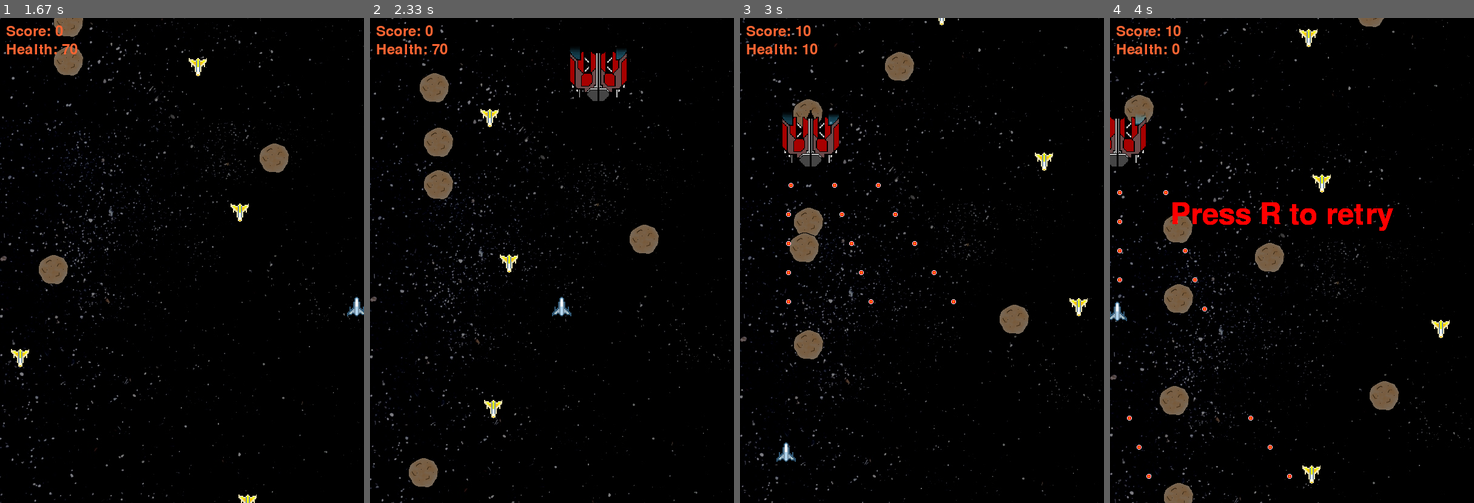
Above: before the commit, frames 1-4 (left to right).
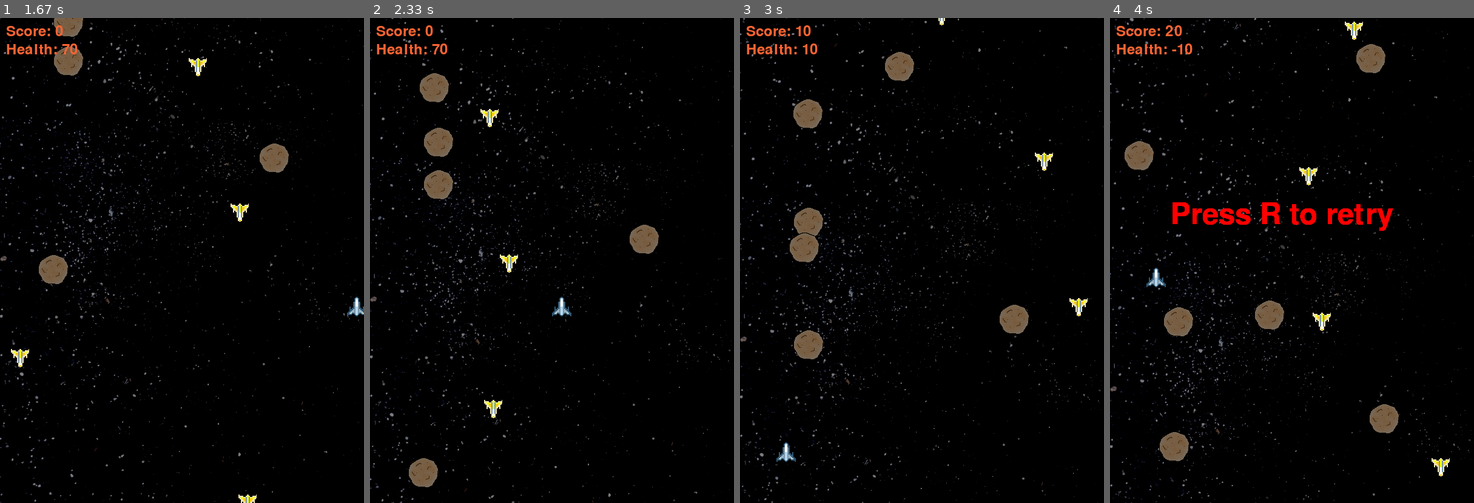
Above: after the commit, the same moments.

Repository: SteveHutchison/GroupPygame
Game: pygame game, started from Main.py
Two runs of this game, one before a commit and one after it. Both use one fixed random seed, a clock stepped at 60 frames per second and the inputs below.
Inputs:
- Up to frame 1 (1.67 s): tap Space at 0.33 s; hold Right 0.67-1.13 s; hold Up 1.17-1.47 s
- Up to frame 2 (2.33 s): hold Left from 2 s (still down)
- Up to frame 3 (3 s): release Left at 2.53 s; hold Down 2.57-2.87 s; hold Left from 2.9 s (still down)
- Up to frame 4 (4 s): release Left at 3.3 s; hold Up 3.33-3.7 s; hold Right from 3.73 s (still down)

Frame 1 is identical in both runs. In frame 2, 0.9% of the frame differs, in the area x 55-71%, y 6-18%; in frame 3, 1.2%; in frame 4, 9.6%, in the area x 0-100%, y 0-100%.

Commit message:
added power pickups

Diff:
--- a/Main.py
+++ b/Main.py
@@ -24,6 +24,8 @@
 	BOSSBULLET_image = pygame.image.load("img/enemy_bullet.png")
 	EXPLOSION_image = pygame.image.load("img/explosion_tiles.bmp")
 	HEALTH_image = pygame.image.load("img/HealthPowerUp.png")
+
+	POWER_image = pygame.image.load("img/Bolt.png")
 
 	BULLET_image = pygame.image.load("img/bullet.png")
 	bulletSound_1  = pygame.mixer.Sound("M:/groupPy/audio/shoot_1.wav")
@@ -99,7 +101,7 @@
 	bossfighterCounter = 0
 	boss_x = 0
 	boss_y = 0
-	NEWBOSS = 200
+	NEWBOSS = 500
 	BOSSSIZE = 96
 	BOSSSPEEDY = 4
 	BOSSSPEEDX = 4
@@ -118,7 +120,10 @@
 	HEALTHSPEED = 6
 	healthpickups = []
 
-
+	#power pickup variables
+	POWERSIZE = 32
+	POWERSPEED = 6
+	powerpickups = []
 
 	fontRenderer = FontRenderer()
 	asteroids    = AsteroidFactory("M:/groupPy/img/Rock.png")
@@ -149,10 +154,7 @@
 						moveDown = True
 					if event.key == K_SPACE:
 						shooting = True
-					if event.key == ord('z') and power < max_power:
-						power += 1
-					if event.key == ord('x') and power > 1:
-						power -= 1
+
 				if event.type == KEYUP:
 					if event.key == K_ESCAPE:
 						pygame.quit()
@@ -306,9 +308,12 @@
 			for b in healthpickups:
 				b['rect'].move_ip(0, b['speed'])
 
-
-
-			score += fighters.collide_bullets(bullets, explosions, EXPLOSIONSIZE, EXPLOSIONSCALE, EXPLOSIONFRAMES, healthpickups, HEALTHSIZE, HEALTHSPEED, HEALTH_image)
+			for b in powerpickups:
+				b['rect'].move_ip(0, b['speed'])
+
+
+
+			score += fighters.collide_bullets(bullets, explosions, EXPLOSIONSIZE, EXPLOSIONSCALE, EXPLOSIONFRAMES, healthpickups, HEALTHSIZE, HEALTHSPEED, HEALTH_image, powerpickups, POWERSIZE, POWERSPEED, POWER_image)
 
 
 			# TODO make this the other way round,
@@ -338,6 +343,12 @@
 					if playerHealth > 100:
 						playerHealth = 100
 
+			for b in powerpickups:
+				if player.colliderect(b['rect']):
+					powerpickups.remove(b)
+					if power < 4:
+						power += 1
+
 			#check player health
 			if playerHealth <= 0:
 				gameOver = True
@@ -369,6 +380,8 @@
 			for b in bossfighters:
 				screen.blit(b['surface'], b['rect'])
 			for b in healthpickups:
+				screen.blit(b['surface'], b['rect'])
+			for b in powerpickups:
 				screen.blit(b['surface'], b['rect'])
 			for e in explosions:
 				screen.blit(e['surface'], e['rect'], pygame.Rect((e['frame']*EXPLOSIONSIZE)/5,0,EXPLOSIONSIZE/5,EXPLOSIONSIZE/5))
@@ -406,6 +419,7 @@
 						bossfighterCounter = 0
 						playerHealth = 100
 						score = 0
+						power = 1
 						player = pygame.Rect(300, 700, 32, 32)
 						player_x = 316
 						player_y = 700
--- a/fighterFactory.py
+++ b/fighterFactory.py
@@ -35,7 +35,7 @@
 		for f in self.fighters:
 			target.blit(f['surface'], f['rect'])
 
-	def collide_bullets(self, bullets, explosions, expsize, expscale, expframes, healthpickups, HEALTHSIZE, HEALTHSPEED, HEALTH_image):
+	def collide_bullets(self, bullets, explosions, expsize, expscale, expframes, healthpickups, HEALTHSIZE, HEALTHSPEED, HEALTH_image, powerpickups, POWERSIZE, POWERSPEED, POWER_image):
 		fightersDestoryed = 0
 
 		for i in bullets:
@@ -49,10 +49,15 @@
 						fightersDestoryed += 1
 
 						z = random.randint(1, 10)
-						if z > 8:
+						if z == 8:
 							healthpickups.append({'rect': pygame.Rect(f['rect'].left, f['rect'].top, HEALTHSIZE, HEALTHSIZE),
 								'speed': HEALTHSPEED,
 								'surface':pygame.transform.scale(HEALTH_image, (HEALTHSIZE, HEALTHSIZE))})
+
+						if z == 4:
+							powerpickups.append({'rect': pygame.Rect(f['rect'].left, f['rect'].top, POWERSIZE, POWERSIZE),
+								'speed': POWERSPEED,
+								'surface':pygame.transform.scale(POWER_image, (POWERSIZE, POWERSIZE))})
 
 
 						self.deathSound.play()
Binary file added: img/Bolt.png
